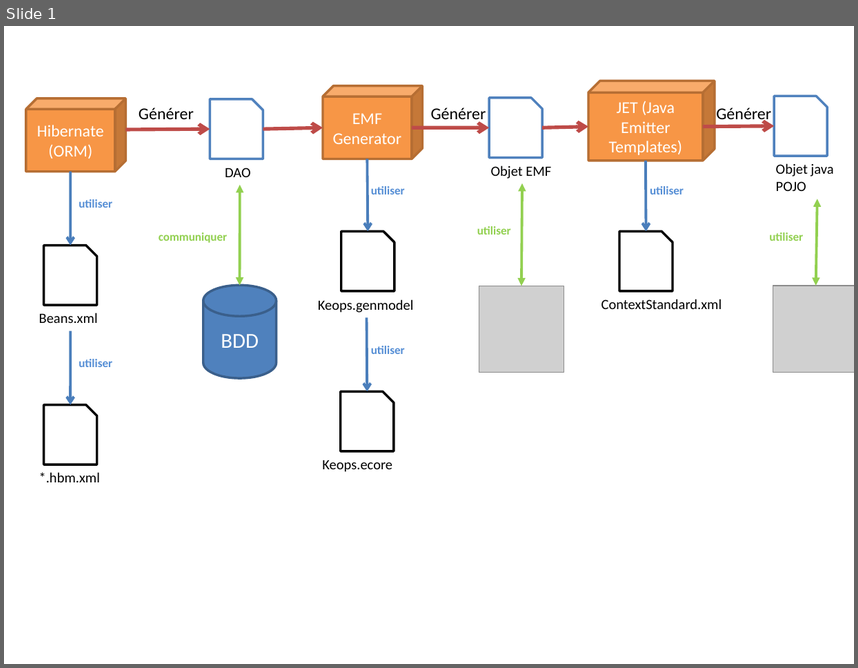
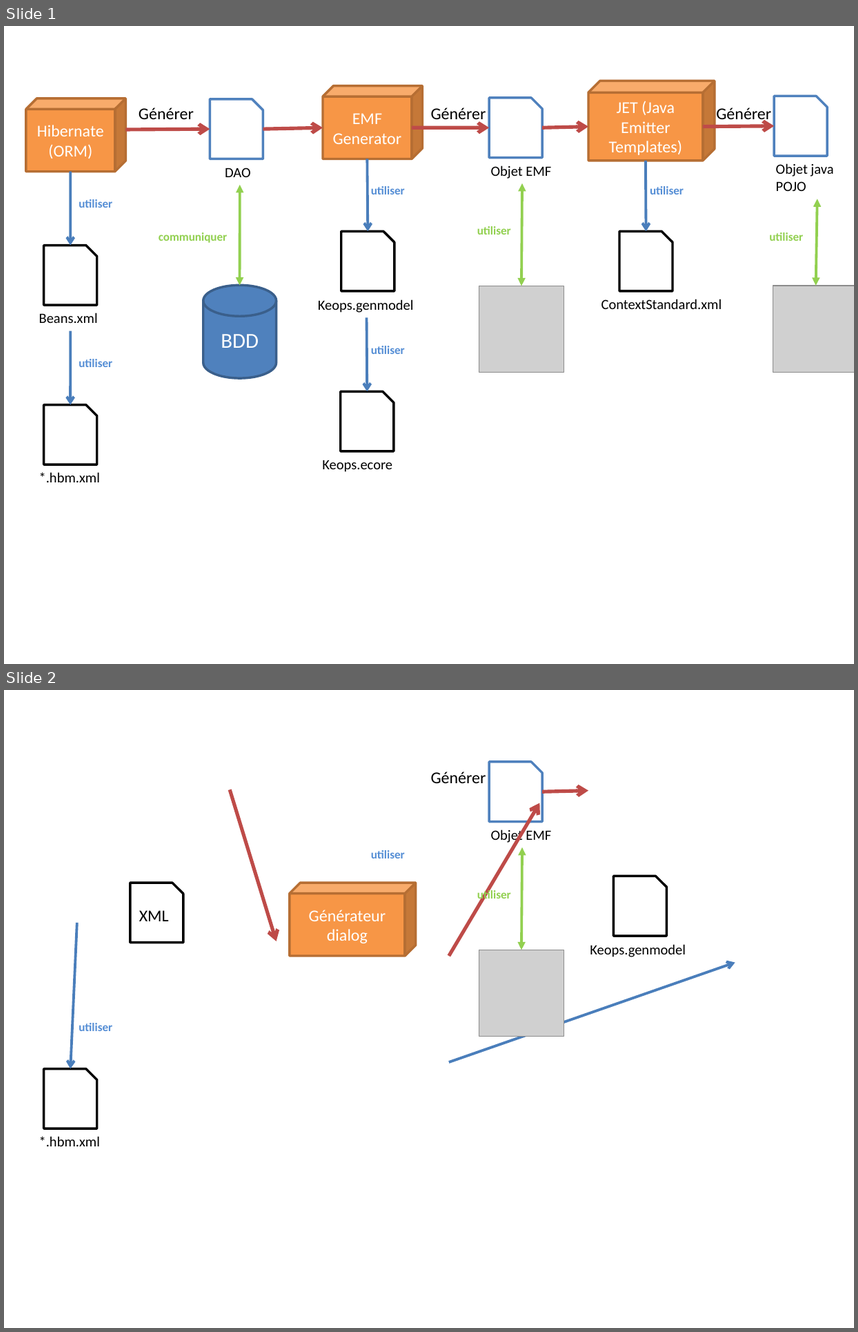
Before and after one commit to softreaver/documents_cnam, a slide deck: Experience_pro/Mémoire-XLM/mise_en_oeuvre_keops.pptx. Shown one above the other, each under a label of ours: slide 1 before the commit, slides 1 and 2 after it. The pictures are 858x668 and 858x1332 pixels, drawn with LibreOffice and Linux fonts; fonts in the diff are those of the drawing; grey boxes stand for pictures. Boxes give left, top, right and bottom in pixels: in the first picture for what was removed or moved away, otherwise in the second. Text is boxed around its words. In the diff, an @@ line names an element or a change of style, - is before the commit and + after.

```diff
--- a/Experience_pro/Mémoire-XLM/mise_en_oeuvre_keops.pptx
+++ b/Experience_pro/Mémoire-XLM/mise_en_oeuvre_keops.pptx
@@ slide 2 added at (4, 690, 854, 1328), background #FFFFFF @@
@@ text added at (431, 771, 486, 783), 14 pt, text #000000 @@
+Générer
@@ snip rect added at (489, 761, 543, 821), fill #FFFFFF, outline #4F81BD 2 pt @@
@@ arrow added from (230, 789) to (276, 940), #BF4C48 3 pt @@
@@ arrow added from (542, 792) to (589, 790), #BF4C48 3 pt @@
@@ arrow added from (448, 956) to (539, 803), #BF4C48 3 pt @@
@@ text added at (491, 828, 551, 844), 12 pt, text #000000 @@
+Objet EMF
@@ text added at (371, 850, 405, 858), 10 pt, text #558ED5, bold @@
+utiliser
@@ double arrow added from (523, 847) to (522, 950), #92D050 2.25 pt @@
@@ snip rect added at (130, 883, 183, 943), fill #FFFFFF, outline #000000 2 pt, 14 pt, text #000000 @@
+XML
@@ cube added at (290, 883, 415, 956), fill #F79646, outline #B76F34 2 pt, 14 pt, text #FFFFFF @@
+Générateur dialog
@@ text added at (477, 889, 511, 902), 10 pt, text #92D050, bold @@
+utiliser
@@ snip rect added at (613, 876, 667, 936), fill #FFFFFF, outline #000000 2 pt @@
@@ arrow added from (77, 922) to (70, 1068), #4B7EBC 2.25 pt @@
@@ picture added at (479, 950, 564, 1037) @@
@@ text added at (590, 944, 686, 957), 12 pt, text #000000 @@
+Keops.genmodel
@@ arrow added from (448, 1063) to (735, 962), #4B7EBC 2.25 pt @@
@@ text added at (79, 1023, 112, 1031), 10 pt, text #558ED5, bold @@
+utiliser
@@ snip rect added at (44, 1068, 98, 1127), fill #FFFFFF, outline #000000 2 pt @@
@@ text added at (39, 1136, 100, 1146), 12 pt, text #000000 @@
+*.hbm.xml
```
Also in this commit, not shown: 16 other files.
